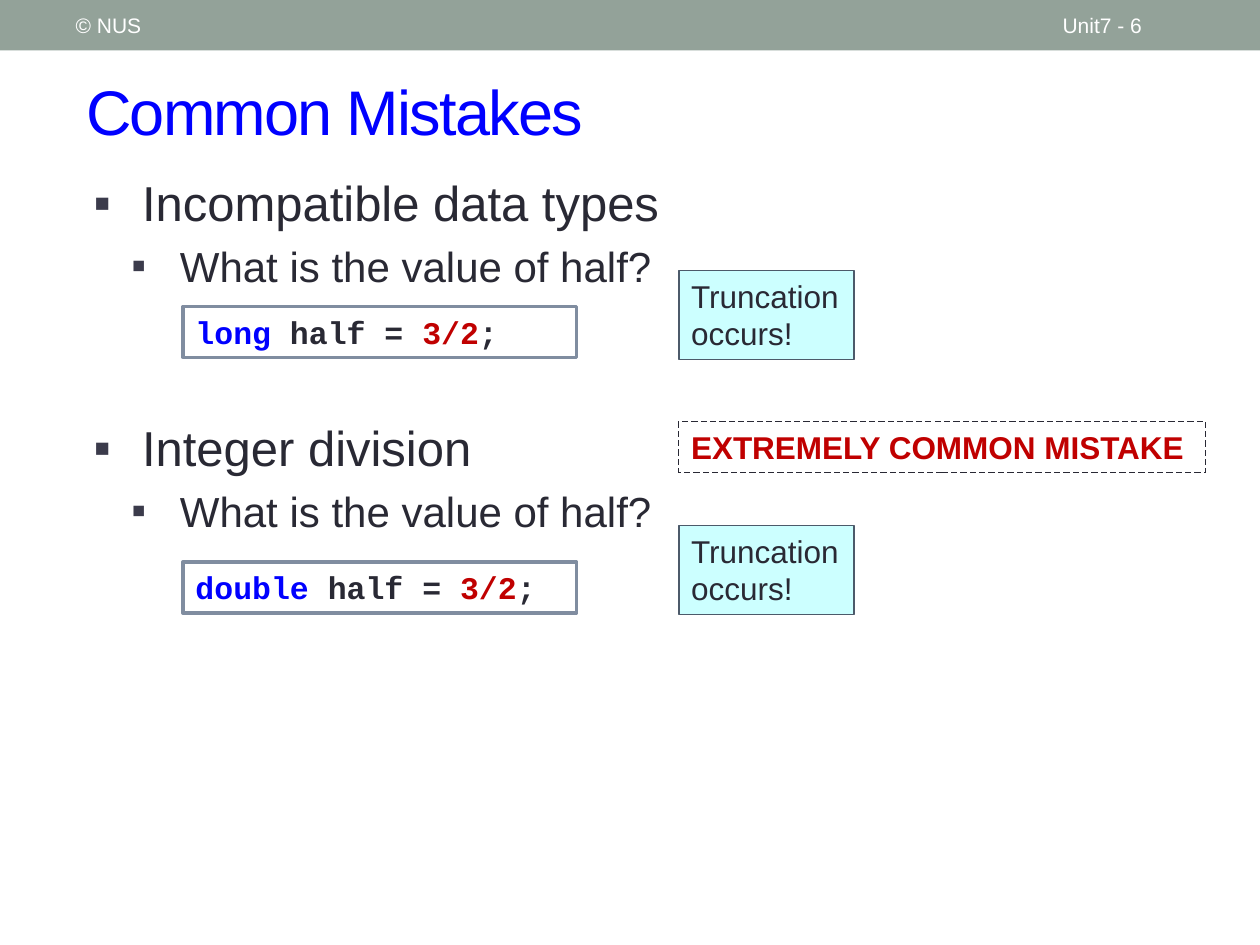
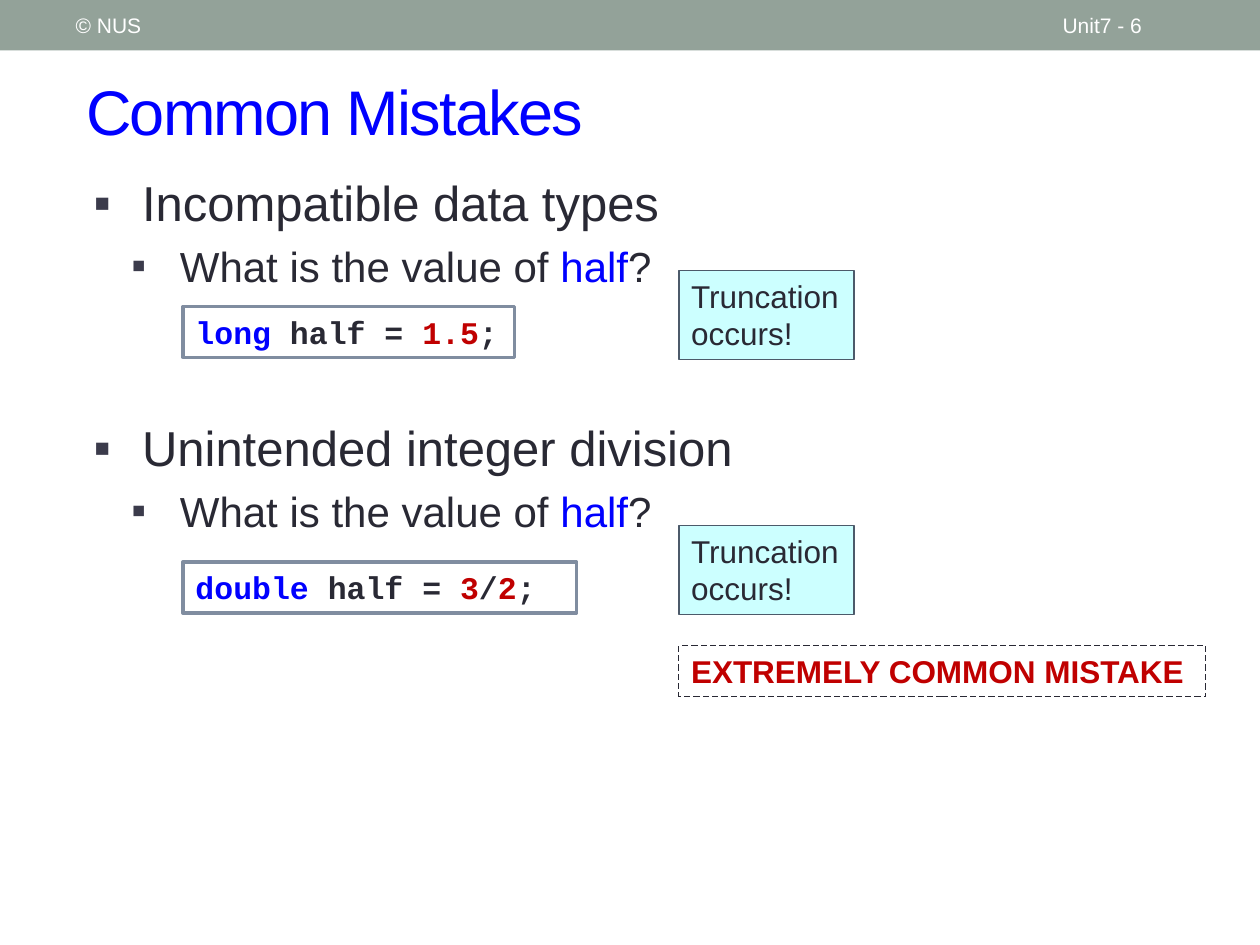
Before and after one commit to nus-cs1010-2021-s2/website, a slide deck: slide 6 of slides/Unit7_Arithmetic Operations.pptx. Drawn at 1260x945 pixels with LibreOffice and Linux fonts; fonts in the diff are those of the drawing. Boxes give left, top, right and bottom in pixels: in the first picture for what was removed or moved away, otherwise in the second. Text is boxed around its words. In the diff, an @@ line names an element or a change of style, - is before the commit and + after.

```diff
--- a/slides/Unit7_Arithmetic Operations.pptx
+++ b/slides/Unit7_Arithmetic Operations.pptx
@@ text at box(180, 251, 651, 528): text colour #292934 to #0000FF in "half?", "half?" @@
@@ rectangle "long half = 1.5;": place and size @@
-rectangle "long half = 1.5;" at box(183, 306, 576, 357)
+rectangle "long half = 1.5;" at box(183, 306, 514, 357)
@@ text in rectangle at box(195, 321, 498, 351): text changed @@
-long half = 3/2;
+long half = 1.5;
@@ text at box(142, 430, 732, 476): text changed @@
-▪ Integer division
+▪ Unintended integer division
@@ rectangle "double half = 3/2;" at box(183, 562, 576, 612): text colour #C00000 to #292934 in "3/2;" @@
@@ rectangle "EXTREMELY COMMON MISTAKE": place and size @@
-rectangle "EXTREMELY COMMON MISTAKE" at box(679, 422, 1207, 472)
+rectangle "EXTREMELY COMMON MISTAKE" at box(679, 646, 1207, 697)
```
Also in this commit, not shown: 1 other slide changed, 6 slides added, 4 other files.
